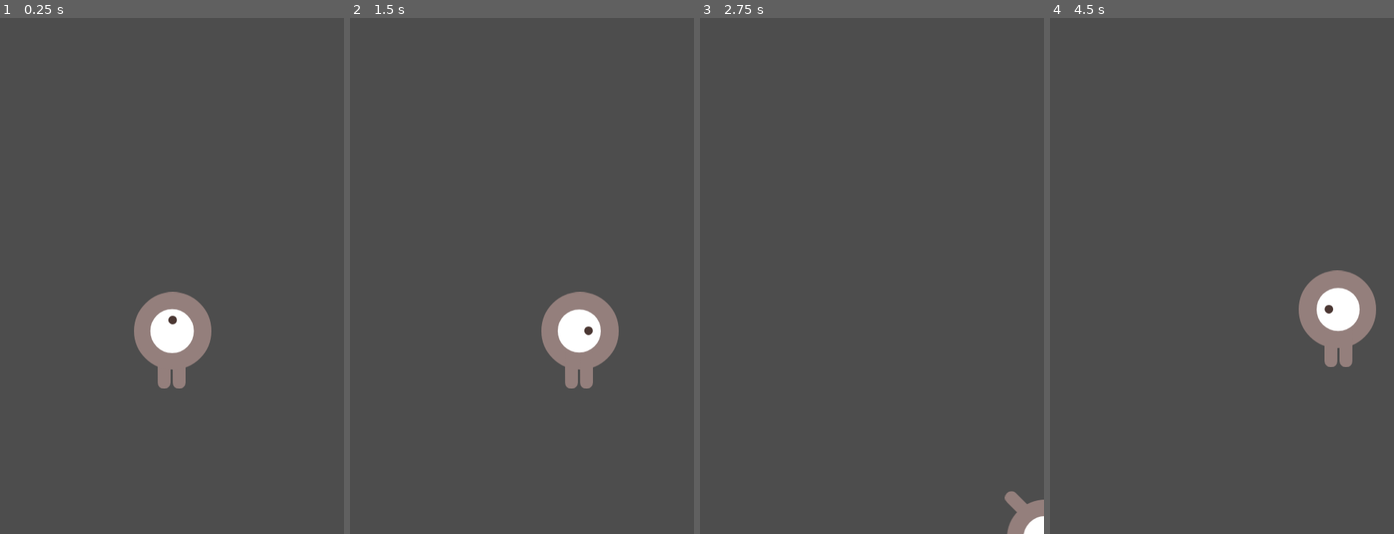
Above: before the commit, frames 1-4 (left to right).
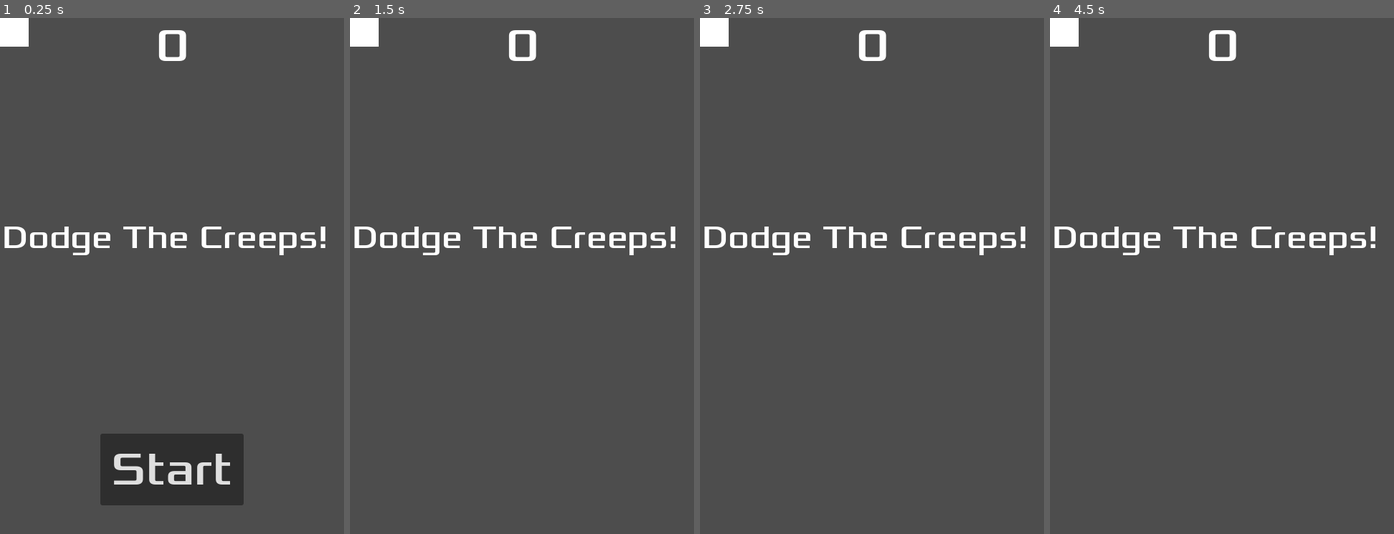
Above: after the commit, the same moments.

Repository: vivianw1/Dodge-The-Creeps
Game: Godot game, scene res://main.tscn
Same seed, same stepped clock (60 frames per second), same inputs: the game is played once before the commit and once after it.
Inputs (mouse positions are in pixels of both pictures, inside the frame that each line leads up to):
- Up to frame 1 (0.25 s): no input
- Up to frame 2 (1.5 s): click (522, 472) at 0.5 s, where only the run after the commit has a clickable "Start"; tap Enter at 1.25 s; hold Right (move_right) from 1.28 s (still down)
- Up to frame 3 (2.75 s): release Right (move_right) at 2.03 s; hold Down (move_down) from 2.03 s (still down)
- Up to frame 4 (4.5 s): release Down (move_down) at 2.78 s; hold Right (move_right) 2.78-3.53 s; hold Up (move_up) 3.53-4.28 s; hold Left (move_left) from 4.28 s (still down)

The runs differ from the first frame. In frame 1, 11% of the frame differs, in the area x 0-95%, y 0-95%; in frame 2, 5.2%; in frame 3, 3.0%; in frame 4, 5.2%.
Error after the commit: Parse Error: Expected end of statement after expression, found "Identifier" instead. (res://main.gd:10)

Commit message:
some work

Diff:
--- /dev/null
+++ b/Dodge the Creeps/hud.gd
@@ -0,0 +1,40 @@
+extends CanvasLayer
+
+signal start_game
+
+func show_message(text):
+	$Message.text = text
+	$Message.show()
+	$MessageTimer.start()
+
+func show_game_over():
+	show_message("Game Over")
+	await $MessageTimer.timeout
+
+	$Message.text = "Dodge The Creeps!"
+	$Message.show()
+
+	await  get_tree().create_timer(1.0).timeout
+	$StartButton.show()
+
+func update_score(score):
+	$ScoreLabel.hide()
+	start_game.emit()
+
+# Called when the node enters the scene tree for the first time.
+func _ready():
+	pass # Replace with function body.
+
+
+# Called every frame. 'delta' is the elapsed time since the previous frame.
+func _process(delta):
+	pass
+
+
+func _on_message_timer_timeout():
+	$Message.hide()
+
+
+func _on_start_button_pressed():
+	$StartButton.hide()
+	start_game.emit()
--- /dev/null
+++ b/Dodge the Creeps/hud.tscn
@@ -0,0 +1,63 @@
+[gd_scene load_steps=3 format=3 uid="uid://bn8m3cf2m65u5"]
+
+[ext_resource type="Script" path="res://hud.gd" id="1_ll5dw"]
+[ext_resource type="FontFile" uid="uid://bggwvr7mqhmiv" path="res://fonts/Xolonium-Regular.ttf" id="1_lmajb"]
+
+[node name="HUD" type="CanvasLayer"]
+script = ExtResource("1_ll5dw")
+
+[node name="ScoreLabel" type="Label" parent="."]
+anchors_preset = 5
+anchor_left = 0.5
+anchor_right = 0.5
+offset_left = -22.5
+offset_right = 22.5
+offset_bottom = 81.0
+grow_horizontal = 2
+size_flags_horizontal = 4
+theme_override_fonts/font = ExtResource("1_lmajb")
+theme_override_font_sizes/font_size = 64
+text = "0"
+
+[node name="Message" type="Label" parent="."]
+custom_minimum_size = Vector2(400, 2.08165e-12)
+anchors_preset = 8
+anchor_left = 0.5
+anchor_top = 0.5
+anchor_right = 0.5
+anchor_bottom = 0.5
+offset_left = -237.0
+offset_top = -81.0
+offset_right = 239.0
+offset_bottom = 81.0
+grow_horizontal = 2
+grow_vertical = 2
+size_flags_horizontal = 4
+theme_override_fonts/font = ExtResource("1_lmajb")
+theme_override_font_sizes/font_size = 45
+text = "Dodge The Creeps!"
+autowrap_mode = 2
+
+[node name="StartButton" type="Button" parent="."]
+custom_minimum_size = Vector2(200, 100)
+anchors_preset = 7
+anchor_left = 0.5
+anchor_top = 1.0
+anchor_right = 0.5
+anchor_bottom = 1.0
+offset_left = -100.0
+offset_top = -140.0
+offset_right = 100.0
+offset_bottom = -40.0
+grow_horizontal = 2
+grow_vertical = 0
+theme_override_fonts/font = ExtResource("1_lmajb")
+theme_override_font_sizes/font_size = 64
+text = "Start"
+
+[node name="MessageTimer" type="Timer" parent="."]
+wait_time = 2.0
+one_shot = true
+
+[connection signal="pressed" from="StartButton" to="." method="_on_start_button_pressed"]
+[connection signal="timeout" from="MessageTimer" to="." method="_on_message_timer_timeout"]
--- a/Dodge the Creeps/main.gd
+++ b/Dodge the Creeps/main.gd
@@ -1,26 +1,22 @@
 extends Node
 
 @export var mob_scene: PackedScene
-var score
+var score = 0
 
-# Called when the node enters the scene tree for the first time.
-func _ready():
-	new_game()
-
-
-# Called every frame. 'delta' is the elapsed time since the previous frame.
-func _process(delta):
+func _on_play_hit():
 	pass
 
-
 func game_over():
+	$StartTimer.stop()s
 	$ScoreTimer.stop()
 	$MobTimer.stop()
+	$HUD.show_game_over()
 
 func new_game():
-	score = 0
+	$HUD.update_score(score)
+	$HUD.show_message("Get Ready")
 	$Player.start($StartPosition.position)
-	$StartTimer
+	$StartTimer.start()
 
 
 func _on_mob_timer_timeout():
--- a/Dodge the Creeps/main.tscn
+++ b/Dodge the Creeps/main.tscn
@@ -2,17 +2,20 @@
 
 [ext_resource type="Script" path="res://main.gd" id="1_58kxu"]
 [ext_resource type="PackedScene" uid="uid://b4ihnlgwdxpeb" path="res://Player.tscn" id="1_bblw4"]
-[ext_resource type="PackedScene" uid="uid://boeo4i7ic0uq3" path="res://mob.tscn" id="2_nlx15"]
+[ext_resource type="PackedScene" uid="uid://bn8m3cf2m65u5" path="res://hud.tscn" id="3_uoc4f"]
 
-[sub_resource type="Curve2D" id="Curve2D_qsd7k"]
+[sub_resource type="Curve2D" id="Curve2D_bu288"]
 _data = {
-"points": PackedVector2Array(0, 0, 0, 0, 1, -3, 0, 0, 0, 0, 0, -4, 0, 0, 0, 0, 479, 2, 0, 0, 0, 0, 479, 721, 0, 0, 0, 0, 0, 725, 0, 0, 0, 0, 1, -3)
+"points": PackedVector2Array(0, 0, 0, 0, -1, 0, 0, 0, 0, 0, 479, 4, 0, 0, 0, 0, 481, 726, 0, 0, 0, 0, 0, 727, 0, 0, 0, 0, -1, 0)
 }
-point_count = 6
+point_count = 5
 
 [node name="Main" type="Node"]
 script = ExtResource("1_58kxu")
-mob_scene = ExtResource("2_nlx15")
+
+[node name="ColorRect" type="ColorRect" parent="."]
+offset_right = 40.0
+offset_bottom = 40.0
 
 [node name="Player" parent="." instance=ExtResource("1_bblw4")]
 
@@ -29,13 +32,16 @@
 position = Vector2(240, 450)
 
 [node name="MobPath" type="Path2D" parent="."]
-curve = SubResource("Curve2D_qsd7k")
+curve = SubResource("Curve2D_bu288")
 
 [node name="MobSpawnLocation" type="PathFollow2D" parent="MobPath"]
-position = Vector2(1, -3)
-rotation = -2.35619
+position = Vector2(-1, 0)
+rotation = 0.00833314
+
+[node name="HUD" parent="." instance=ExtResource("3_uoc4f")]
 
 [connection signal="hit" from="Player" to="." method="game_over"]
 [connection signal="timeout" from="MobTimer" to="." method="_on_mob_timer_timeout"]
 [connection signal="timeout" from="ScoreTimer" to="." method="_on_score_timer_timeout"]
 [connection signal="timeout" from="StartTimer" to="." method="_on_start_timer_timeout"]
+[connection signal="start_game" from="HUD" to="." method="new_game"]
--- a/Dodge the Creeps/mob.gd
+++ b/Dodge the Creeps/mob.gd
@@ -4,7 +4,7 @@
 # Called when the node enters the scene tree for the first time.
 func _ready():
 	var mob_types = $AnimatedSprite2D.sprite_frames.get_animation_names()
-	$AnimatedSprite2D.play(mob_types[randi()% mob_types.size()])
+	$AnimatedSprite2D.play(mob_types[randi() % mob_types.size()])
 
 
 # Called every frame. 'delta' is the elapsed time since the previous frame.
--- a/Dodge the Creeps/mob.tscn
+++ b/Dodge the Creeps/mob.tscn
@@ -45,7 +45,7 @@
 }]
 
 [sub_resource type="CapsuleShape2D" id="CapsuleShape2D_vv7me"]
-radius = 65.0
+radius = 71.0
 height = 146.0
 
 [node name="Mob" type="RigidBody2D"]
@@ -54,9 +54,10 @@
 script = ExtResource("1_ejajf")
 
 [node name="AnimatedSprite2D" type="AnimatedSprite2D" parent="."]
+rotation = 1.5708
 scale = Vector2(0.75, 0.75)
 sprite_frames = SubResource("SpriteFrames_0qqs6")
-animation = &"fly"
+animation = &"swim"
 
 [node name="CollisionShape2D" type="CollisionShape2D" parent="."]
 shape = SubResource("CapsuleShape2D_vv7me")
--- a/Dodge the Creeps/player.gd
+++ b/Dodge the Creeps/player.gd
@@ -21,8 +21,8 @@
 	if Input.is_action_pressed("move_right"):
 		velocity.x += 1
 
-	if velocity.length()>0:
-		velocity = velocity.normalized()*speed
+	if velocity.length() > 0:
+		velocity = velocity.normalized() * speed
 		$AnimatedSprite2D.play()
 	else:
 		$AnimatedSprite2D.stop()
Not shown, added: .DS_Store
